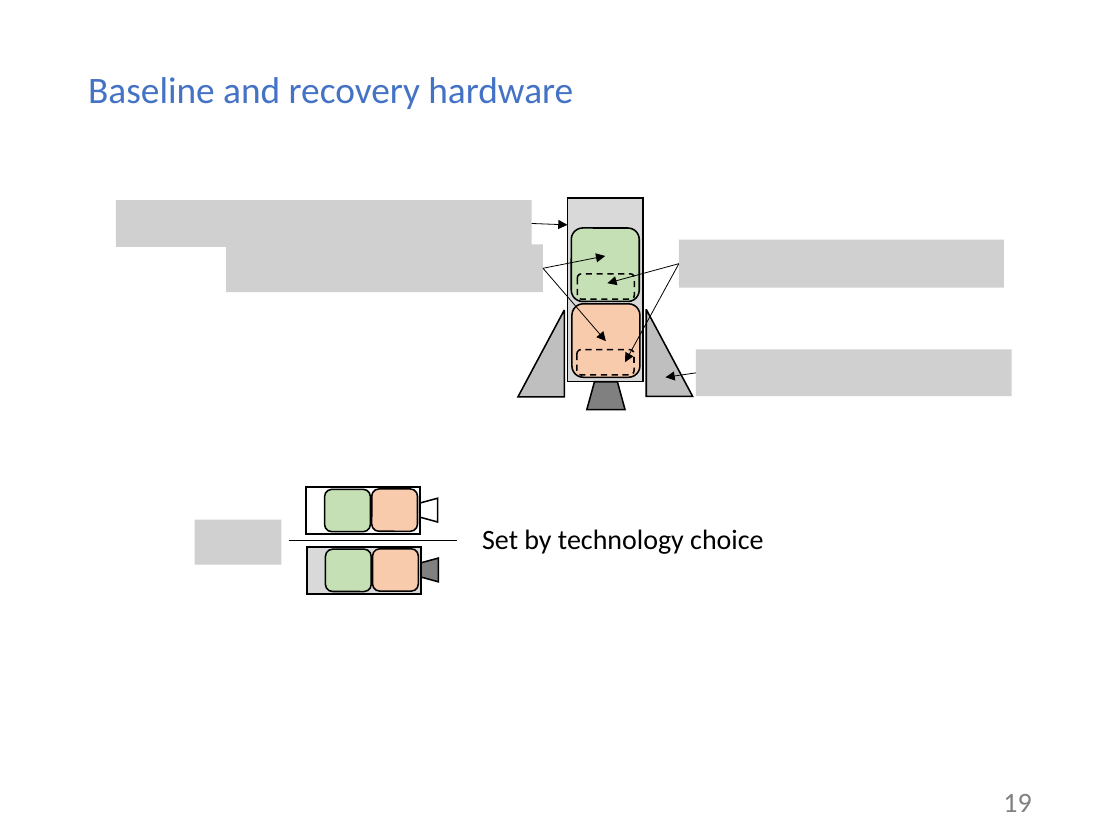
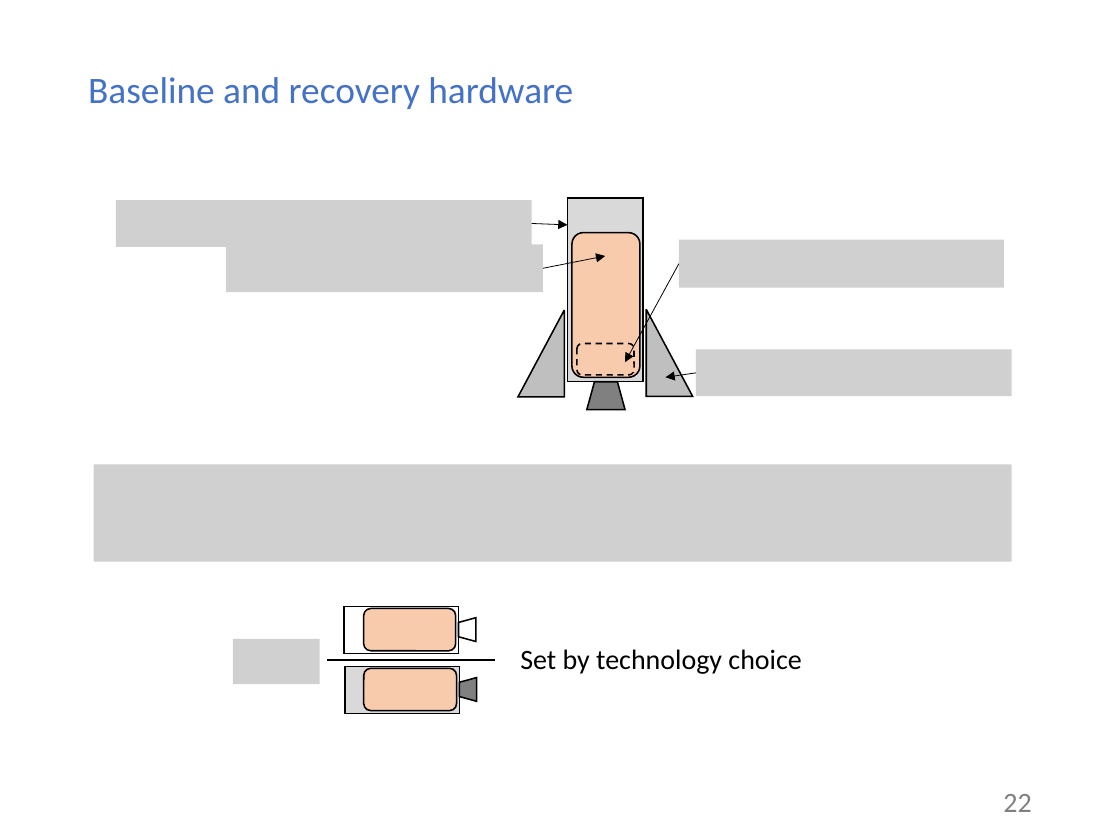
Before and after one commit to mvernacc/lvreuse, a slide deck: slide 22 of presentations/2018-08-27_meeting_w_greg.pptx (slide 19 before the commit). Drawn at 1120x840 pixels with LibreOffice and Linux fonts; fonts in the diff are those of the drawing; grey boxes stand for pictures. Boxes give left, top, right and bottom in pixels: in the first picture for what was removed or moved away, otherwise in the second. Text is boxed around its words. In the diff, an @@ line names an element or a change of style, - is before the commit and + after.

```diff
--- a/presentations/2018-08-27_meeting_w_greg.pptx
+++ b/presentations/2018-08-27_meeting_w_greg.pptx
@@ rounded rectangle removed at (571,228,640,302) @@
@@ rounded rectangle: place and size @@
-rounded rectangle at (572,304,641,377)
+rounded rectangle at (572,233,641,377)
@@ arrow removed from (543, 269) to (606, 342) @@
@@ arrow removed from (679, 263) to (607, 283) @@
@@ rounded rectangle removed at (577,273,634,299) @@
@@ rounded rectangle: place and size @@
-rounded rectangle at (577,349,634,375)
+rounded rectangle at (577,344,634,375)
@@ picture added at (94,465,1012,562) @@
@@ rounded rectangle removed at (324,489,370,531) @@
@@ picture removed at (195,520,282,564) @@
@@ rounded rectangle removed at (325,549,371,592) @@
@@ rounded rectangle: place and size @@
-rounded rectangle at (371,489,417,531)
+rounded rectangle at (364,608,456,651)
@@ picture added at (233,640,320,684) @@
@@ rounded rectangle: place and size @@
-rounded rectangle at (372,548,418,591)
+rounded rectangle at (363,668,456,711)
@@ 2 rectangles, 2 flow chart manual operations, 1 text, 1 line: place and size @@
-2 rectangles, 2 flow chart manual operations, 1 text, 1 line at (289,487,763,594)
+2 rectangles, 2 flow chart manual operations, 1 text, 1 line at (327,606,801,713)
@@ page number at (1003,794,1031,812): text changed @@
-19
+22
```
Also in this commit, not shown: 6 other slides changed, 11 slides added.
